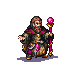
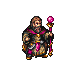
The second 72 × 72 image is a revision of the first. Changes to its layers:
painted on "gem" over [47, 16, 54, 24]
added layer "arm-relaxed" above "arm-outstretched" over [22, 28, 31, 45]
painted on "arch-mage2a.png" over [18, 33, 30, 44]
hid "shadow" over [17, 55, 58, 62]
